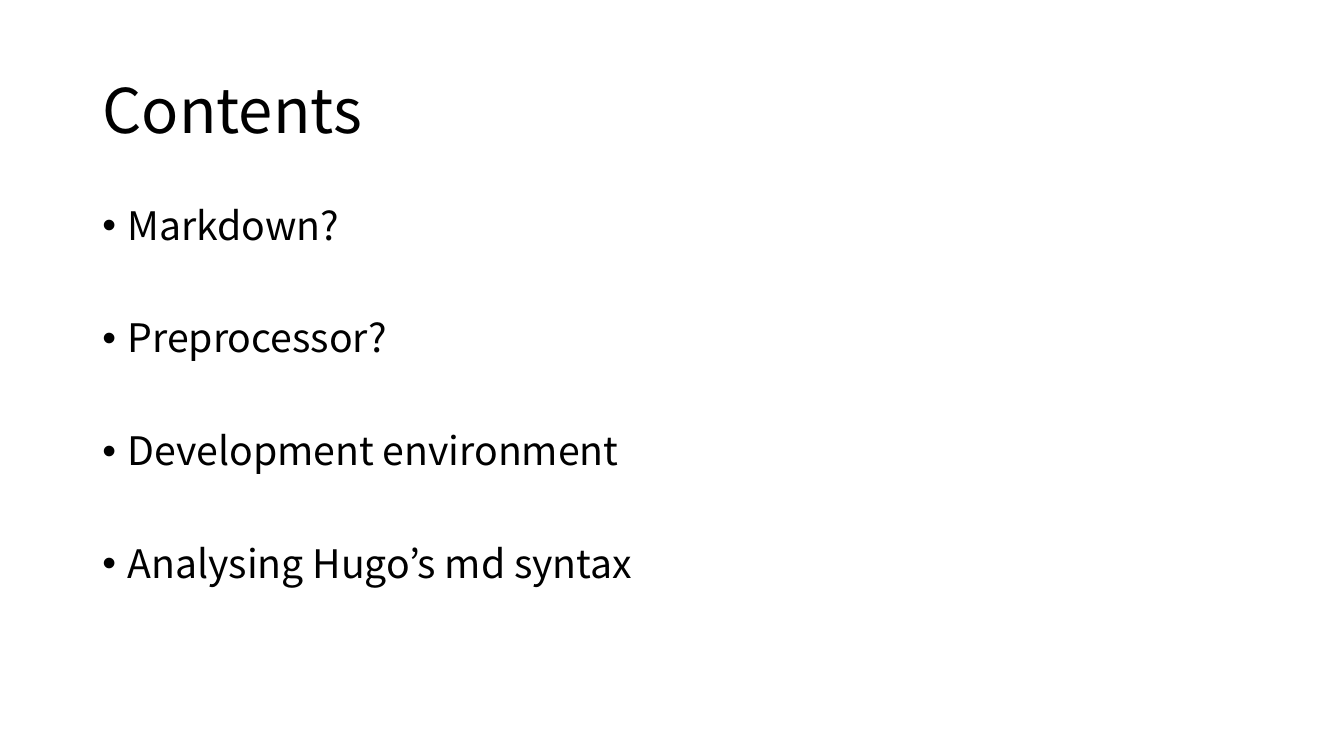
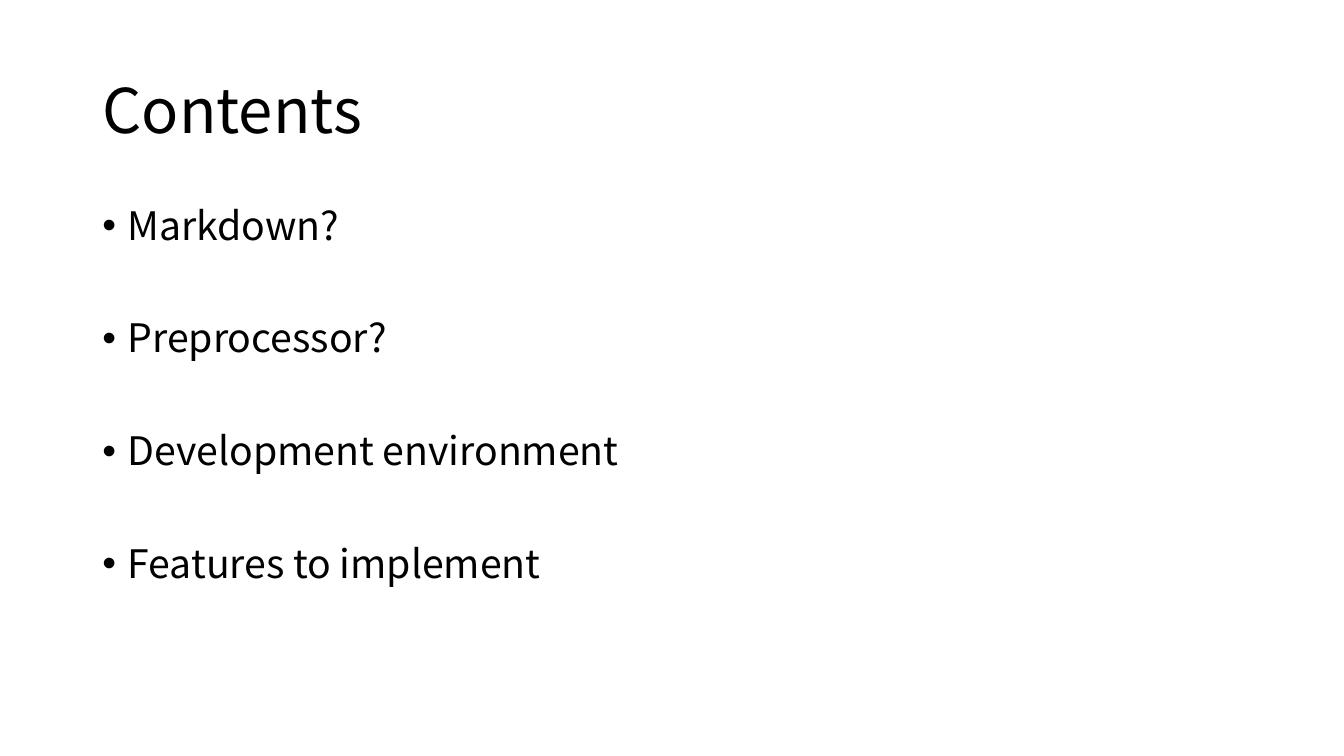
Before and after one commit to hatchling13/rmdprep, a slide deck: slide 2 of layout.pptx. Drawn at 1344x756 pixels with LibreOffice and Linux fonts; fonts in the diff are those of the drawing. Boxes give left, top, right and bottom in pixels: in the first picture for what was removed or moved away, otherwise in the second. Text is boxed around its words. In the diff, an @@ line names an element or a change of style, - is before the commit and + after.

```diff
--- a/layout.pptx
+++ b/layout.pptx
@@ text at <box>128,546,541,587</box>: text changed @@
-• Analysing Hugo’s md syntax
+• Features to implement
```
Also in this commit, not shown: 2 other slides changed, 1 slide added, 1 slide removed, 1 other file.
